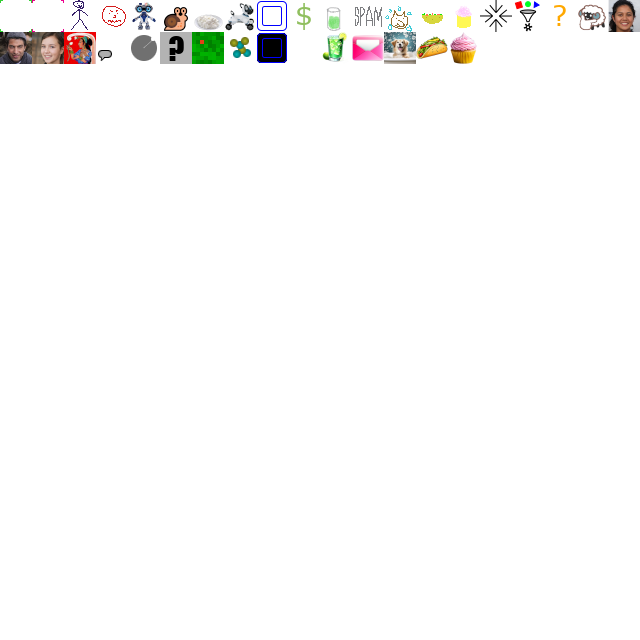
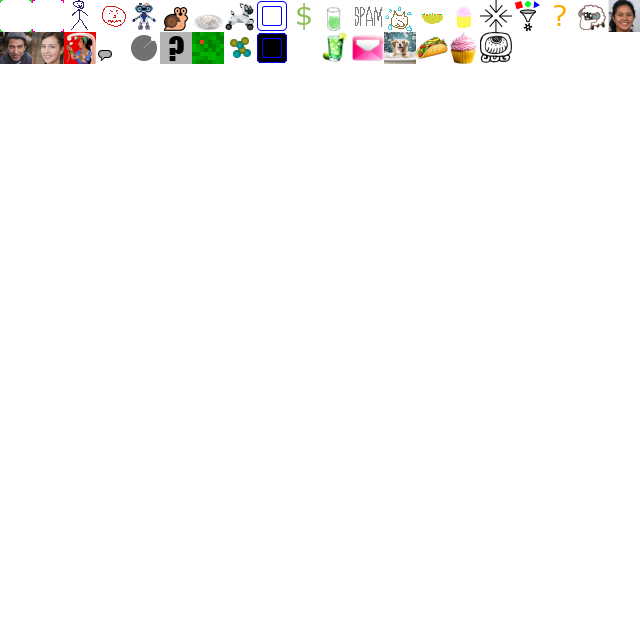
Two versions of the same layered image (640×640). Layer-by-layer changes:
added layer "75px-MAYA-g-log-cal-D01-Imix.png" above "business_cupcake" over [480, 32, 512, 63]
